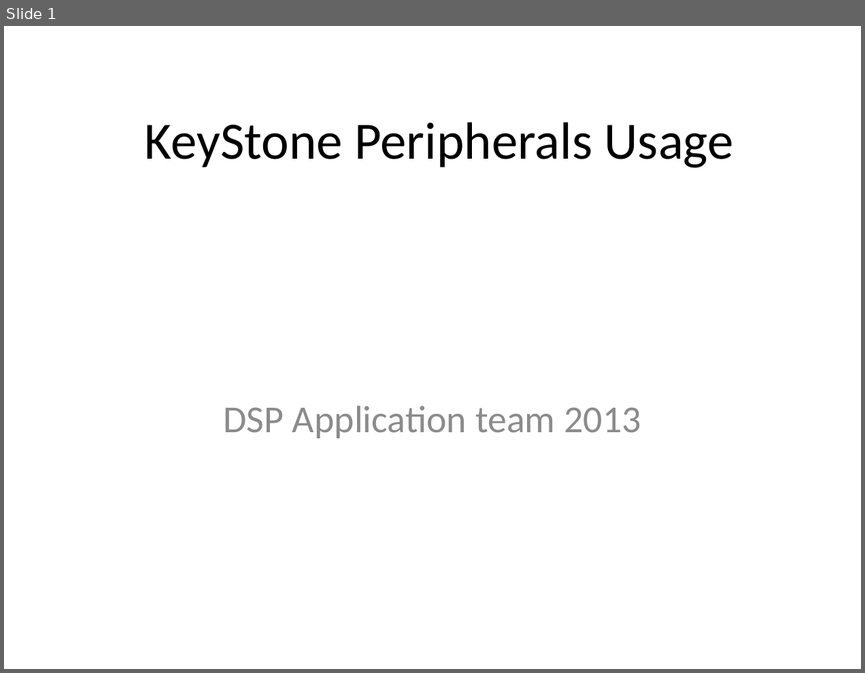
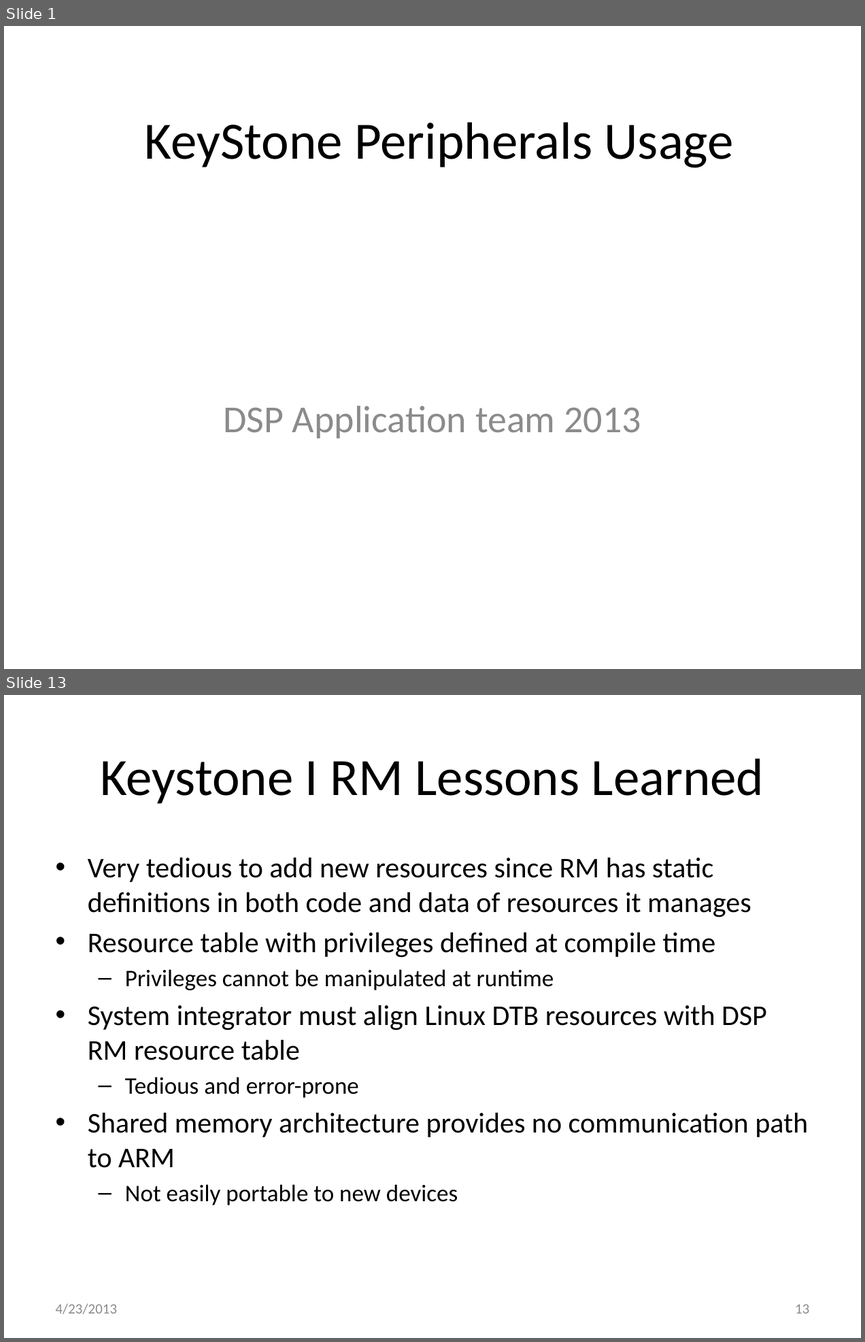
Before and after one commit to hari1989/keystone-workshop, a slide deck: preliminary/Working/presentations/KeyStone Peripherals Usage.pptx. Shown one above the other, each under a label of ours: slide 1 before the commit, slides 1 and 13 after it; the slides between them are not shown. The pictures are 865x673 and 865x1342 pixels, drawn with LibreOffice and Linux fonts; fonts in the diff are those of the drawing. Boxes give left, top, right and bottom in pixels: in the first picture for what was removed or moved away, otherwise in the second. Text is boxed around its words. In the diff, an @@ line names an element or a change of style, - is before the commit and + after.

```diff
--- a/preliminary/Working/presentations/KeyStone Peripherals Usage.pptx
+++ b/preliminary/Working/presentations/KeyStone Peripherals Usage.pptx
@@ slide 13 added at <box>4,695,861,1338</box>, background #FFFFFF @@
@@ title added at <box>100,758,764,804</box>, 44 pt, text #000000 @@
+Keystone I RM Lessons Learned
@@ text added at <box>88,857,808,1205</box>, 24 pt, text #000000 @@
+• Very tedious to add new resources since RM has static definitions in both code and data of resources it manages
+• Resource table with privileges defined at compile time
+  – Privileges cannot be manipulated at runtime
+• System integrator must align Linux DTB resources with DSP RM resource table
+  – Tedious and error-prone
+• Shared memory architecture provides no communication path to ARM
+  – Not easily portable to new devices
@@ text added at <box>56,1303,118,1314</box>, 12 pt, text #8C8C8C @@
+4/23/2013
@@ page number added at <box>795,1304,809,1313</box>, 12 pt, text #8C8C8C @@
+13
```
Also in this commit, not shown: 1 slide changed, 86 other slides added.
